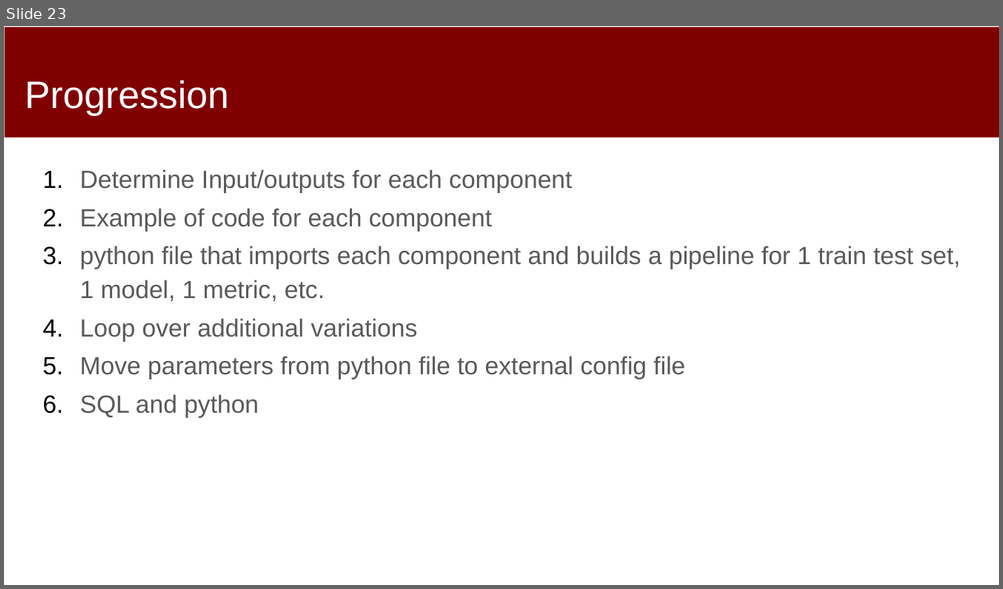
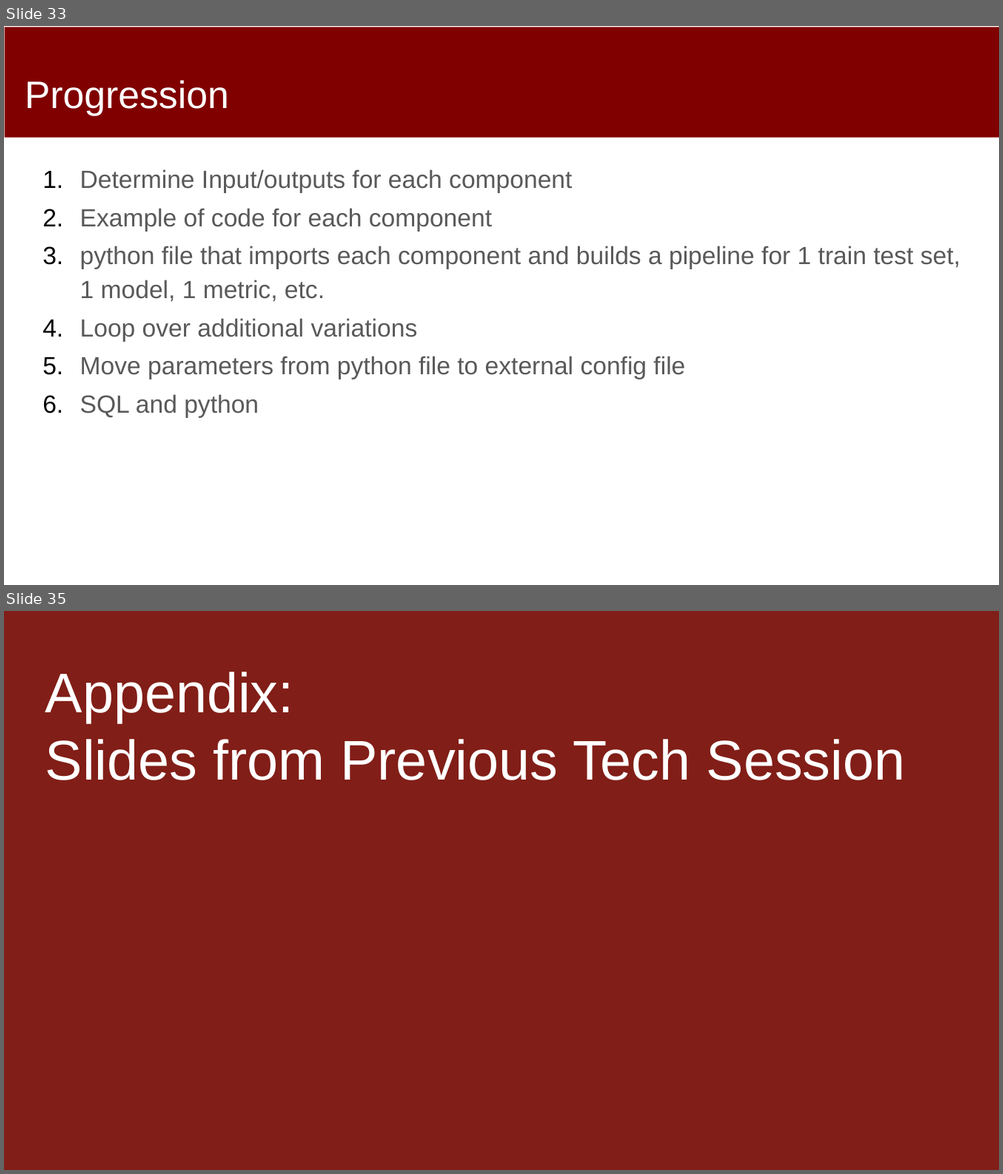
Before and after one commit to dssg/mlforpublicpolicylab, a slide deck: 04 - Machine Learning Pipelines/Machine-Learning-Pipelines.pptx. Shown one above the other, each under a label of ours: slide 23 before the commit, slides 33 and 35 after it; the slides between them are not shown. The pictures are 1003x589 and 1003x1174 pixels, drawn with LibreOffice and Linux fonts; fonts in the diff are those of the drawing. Boxes give left, top, right and bottom in pixels: in the first picture for what was removed or moved away, otherwise in the second. Text is boxed around its words. In the diff, an @@ line names an element or a change of style, - is before the commit and + after.

```diff
--- a/04 - Machine Learning Pipelines/Machine-Learning-Pipelines.pptx
+++ b/04 - Machine Learning Pipelines/Machine-Learning-Pipelines.pptx
@@ slide 35 added at [4, 611, 999, 1170], background #FFFFFF @@
@@ rectangle added at [4, 611, 999, 1170], fill #811E17, outline #811E17 2 pt @@
@@ text added at [45, 672, 905, 780], 54 pt, text #FFFFFF @@
+Appendix:
+Slides from Previous Tech Session
@@ what was slide 23 is now slide 33 @@
```
Also in this commit, not shown: 2 slides changed, 50 other slides added, 1 slide removed, 1 other file.
